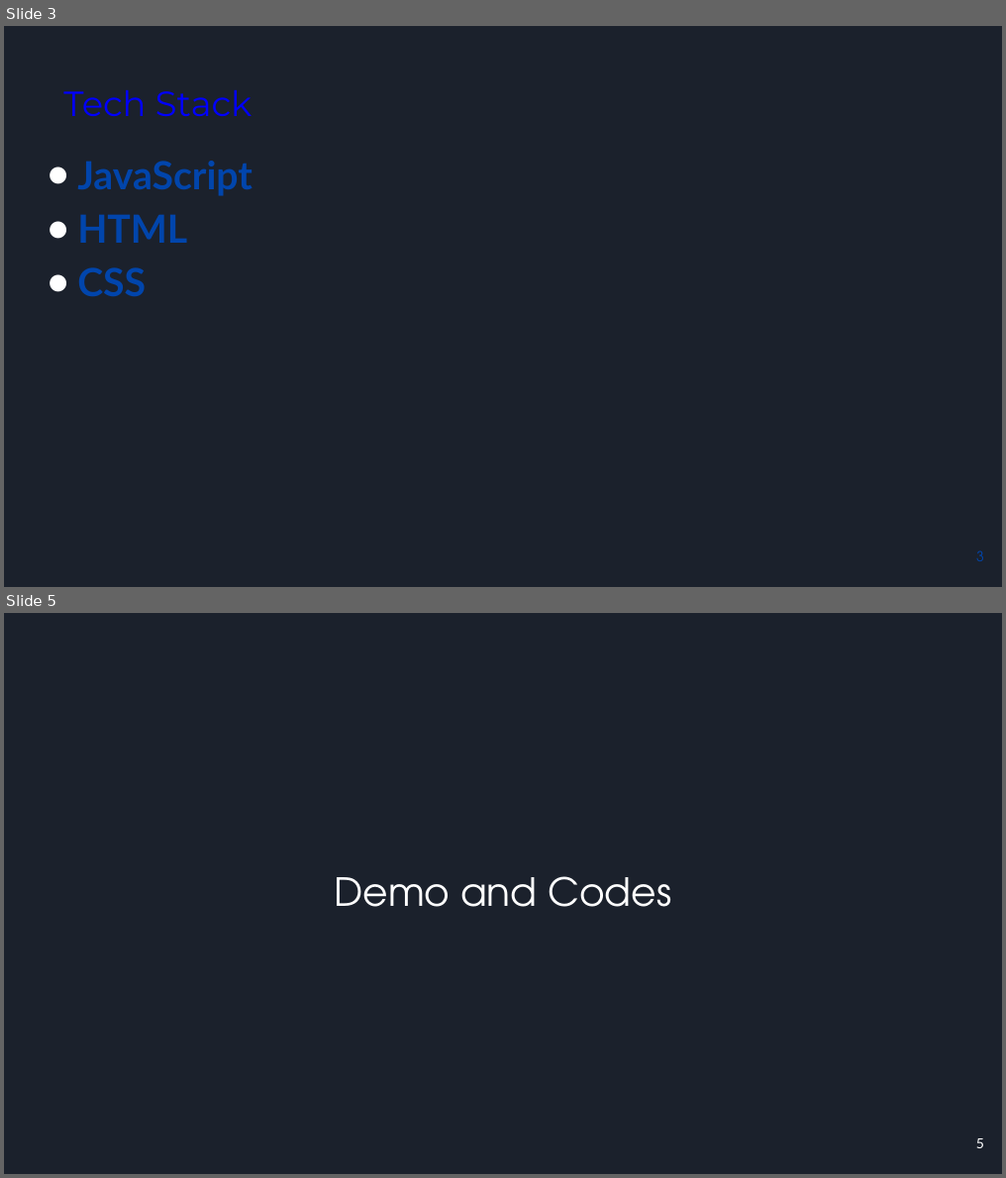
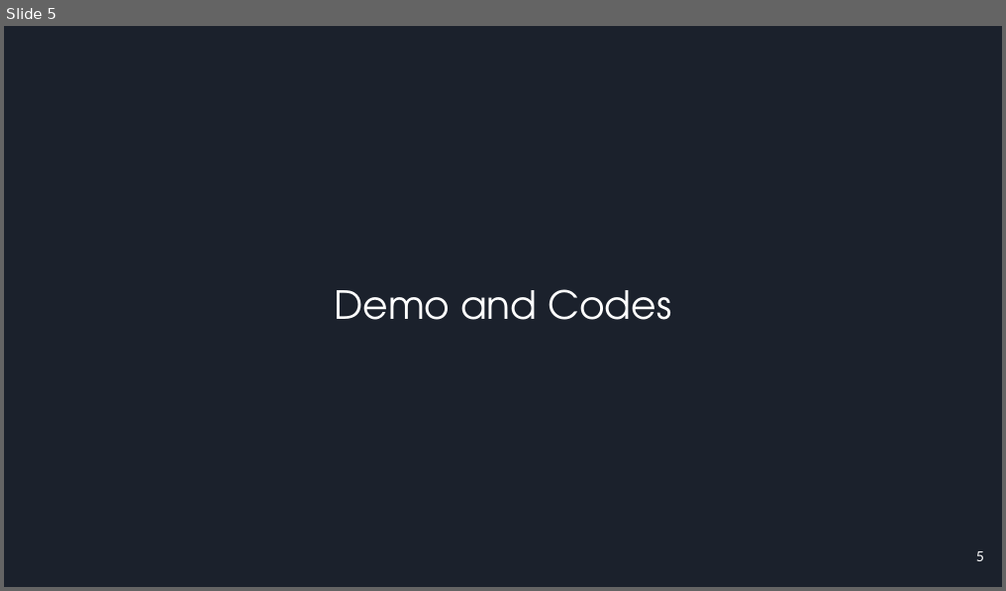
Before and after one commit to FairuzFairuz/Unit2ReactAppProject, a slide deck: Unit 2 Project.pptx. Shown one above the other, each under a label of ours: slides 3 and 5 before the commit, slide 5 after it; the slides between them are not shown. The pictures are 1006x1178 and 1006x591 pixels, drawn with LibreOffice and Linux fonts; fonts in the diff are those of the drawing; background and template pictures are left out. Boxes give left, top, right and bottom in pixels: in the first picture for what was removed or moved away, otherwise in the second. Text is boxed around its words. In the diff, an @@ line names an element or a change of style, - is before the commit and + after.

```diff
--- a/Unit 2 Project.pptx
+++ b/Unit 2 Project.pptx
@@ slide 3 removed at box(4, 26, 1002, 587), background picture (left out) @@
@@ title removed at box(63, 90, 252, 116) @@
-Tech Stack
@@ text removed at box(77, 161, 252, 296) @@
-● JavaScript
-● HTML
-● CSS
@@ page number removed at box(976, 551, 984, 562) @@
-3
```
Also in this commit, not shown: 3 slides changed, 2 slides added, 1 other slide removed, 4 other files.
